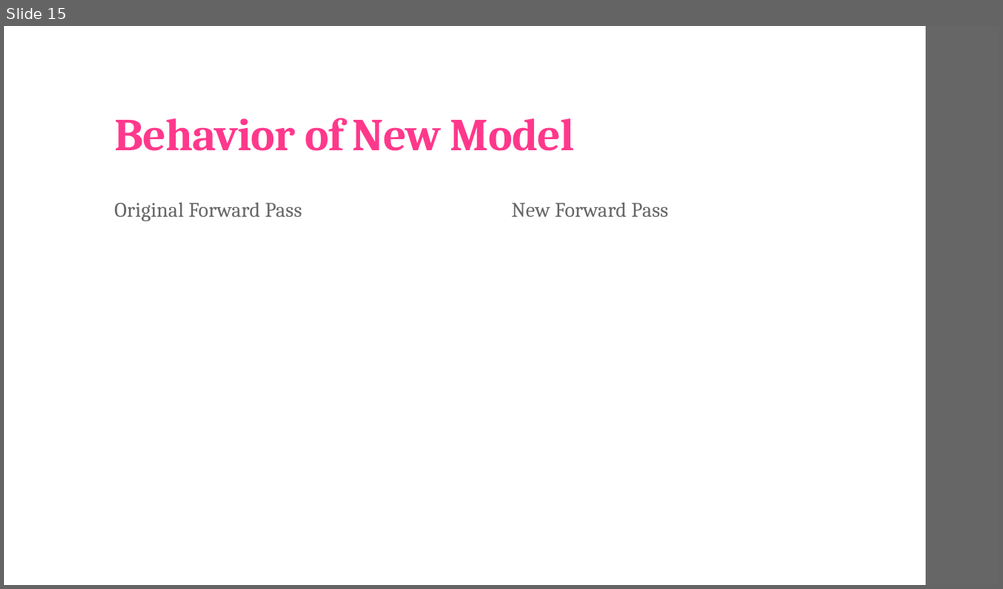
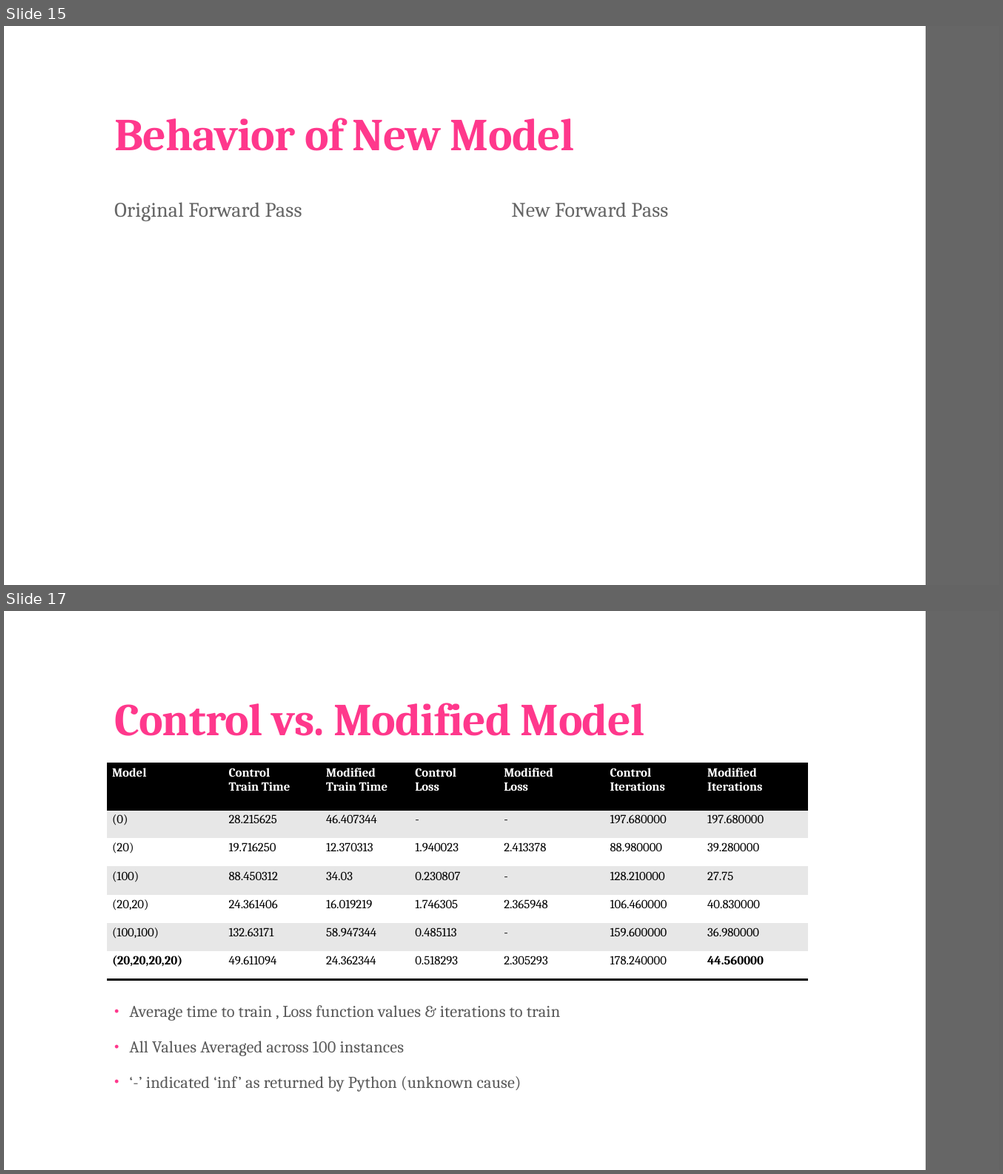
Before and after one commit to landonbuell/Convolutional-Neural-Networks, a slide deck: Presentations/02_04_2020/Modifying Layer Activations.pptx. Shown one above the other, each under a label of ours: slide 15 before the commit, slides 15 and 17 after it; the slides between them are not shown. The pictures are 1003x589 and 1003x1174 pixels, drawn with LibreOffice and Linux fonts; fonts in the diff are those of the drawing; grey boxes stand for pictures. Boxes give left, top, right and bottom in pixels: in the first picture for what was removed or moved away, otherwise in the second. Text is boxed around its words. In the diff, an @@ line names an element or a change of style, - is before the commit and + after.

Commit message:
1 April 2020
- Finished running first test instances
- Produced Notebook to analyze output of all classifiers
- Almost finished slideshow for 4/2

```diff
--- a/Presentations/02_04_2020/Modifying Layer Activations.pptx
+++ b/Presentations/02_04_2020/Modifying Layer Activations.pptx
@@ slide 17 added at [4, 611, 999, 1170], background #FFFFFF; not listed: 1 template element that a slide beside it also shows @@
@@ title added at [114, 703, 645, 736], 44 pt, text #FF388C, bold @@
+Control vs. Modified Model
@@ table added at [107, 763, 808, 980], 7 rows, 7 columns @@
+Model | Control / Train Time | Modified / Train Time | Control / Loss | Modified / Loss | Control / Iterations | Modified / Iterations
+(0) | 28.215625 | 46.407344 | - | - | 197.680000 | 197.680000
+(20) | 19.716250 | 12.370313 | 1.940023 | 2.413378 | 88.980000 | 39.280000
+(100) | 88.450312 | 34.03 | 0.230807 | - | 128.210000 | 27.75
+(20,20) | 24.361406 | 16.019219 | 1.746305 | 2.365948 | 106.460000 | 40.830000
+(100,100) | 132.63171 | 58.947344 | 0.485113 | - | 159.600000 | 36.980000
+(20,20,20,20) | 49.611094 | 24.362344 | 0.518293 | 2.305293 | 178.240000 | 44.560000
@@ text added at [129, 1005, 560, 1092], 16 pt, text #595959 @@
+• Average time to train , Loss function values & iterations to train
+• All Values Averaged across 100 instances
+• ‘-’ indicated ‘inf’ as returned by Python (unknown cause)
```
Also in this commit, not shown: 4 slides changed, 9 other slides added, 5 other files.
